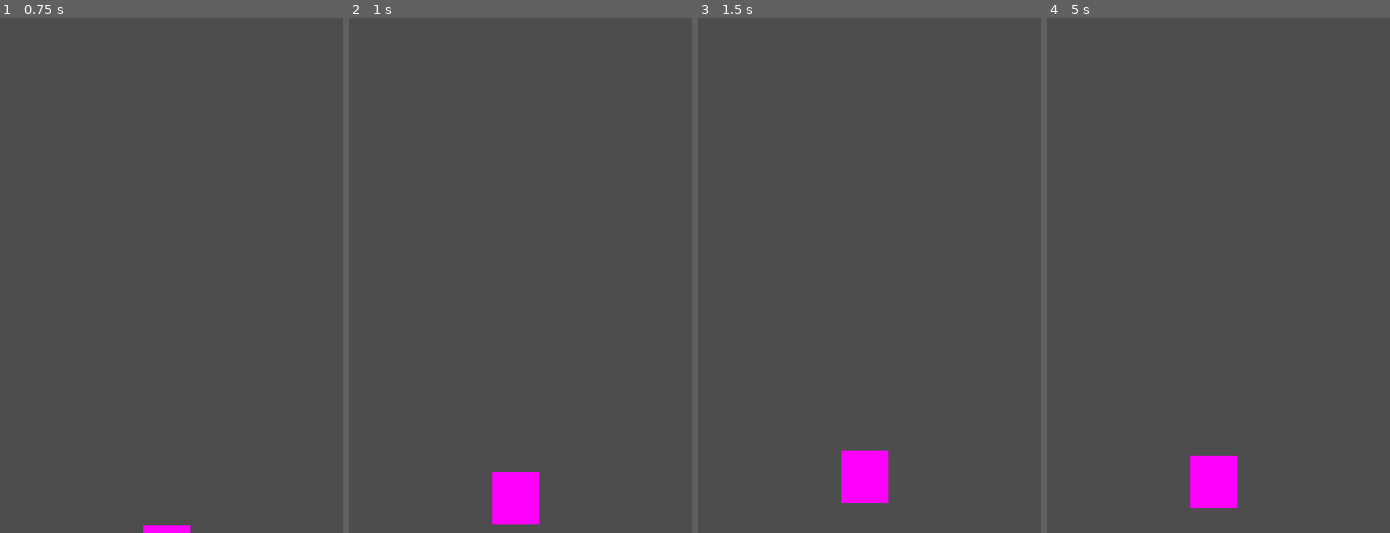
Above: before the commit, frames 1-4 (left to right).
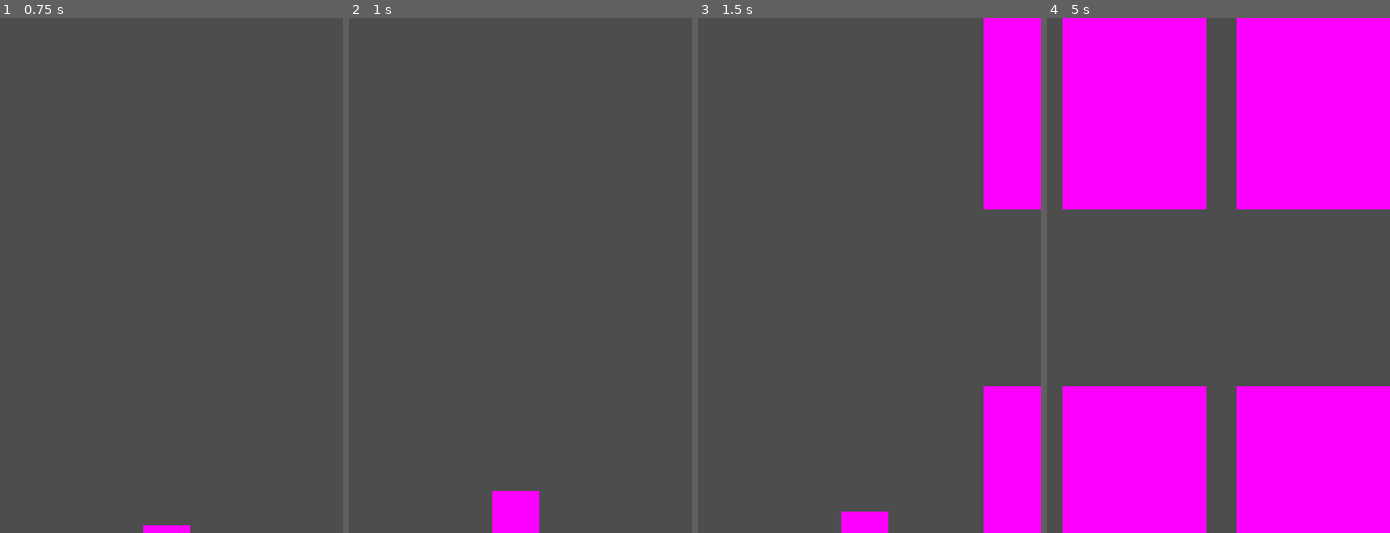
Above: after the commit, the same moments.

Repository: davidward462/flappy-bird
Game: Godot game, scene res://scenes/game.tscn
Same seed, same stepped clock (60 frames per second), same inputs: the game is played once before the commit and once after it.
Inputs:
- Up to frame 1 (0.75 s): no input
- Up to frame 2 (1 s): tap Space (jump) at 0.77 s
- Up to frame 3 (1.5 s): hold Down (ui_down) from 1.28 s (still down)
- Up to frame 4 (5 s): tap Space (jump) at 1.52, 3.02, 3.77, 4.52 s; release Down (ui_down) at 2.03 s; hold Down (ui_down) from 3.53 s (still down)

Frame 1 is identical in both runs. In frame 2, 0.7% of the frame differs, in the area x 41-56%, y 88-100%; in frame 3, 13%; in frame 4, 57%, in the area x 4-100%, y 0-100%.
Error before the commit: Parse Error: Function "create_wall()" not found in base self. (res://scripts/game.gd:7)

Commit message:
change wall spawn heights and player jump value

Diff:
--- a/scripts/game.gd
+++ b/scripts/game.gd
@@ -4,14 +4,12 @@
 
 # Called when the node enters the scene tree for the first time.
 func _ready() -> void:
-	create_wall()
 	pass # Replace with function body.
 
 func create_upper_wall() -> void:
 	# create instance
 	var instance = wall_scene.instantiate()
 	add_child(instance)
-
 	# set position
 	instance.position.y = 550
 	instance.position.x = 400
@@ -20,9 +18,8 @@
 	# create instance
 	var instance = wall_scene.instantiate()
 	add_child(instance)
-
 	# set position
-	instance.position.y = 550
+	instance.position.y = 100
 	instance.position.x = 400
 
 # Called every frame. 'delta' is the elapsed time since the previous frame.
--- a/scripts/player.gd
+++ b/scripts/player.gd
@@ -1,7 +1,6 @@
 extends CharacterBody2D
 
-const SPEED = 300.0
-const JUMP_VELOCITY = -500.0
+const JUMP_VELOCITY = -400.0
 
 func fall():
 	print("collsion")
--- a/scripts/wall.gd
+++ b/scripts/wall.gd
@@ -1,6 +1,6 @@
 extends Area2D
 
-var speed = 80.0
+var speed = 90.0
 var direction = -1
 
 # Called when the node enters the scene tree for the first time.
